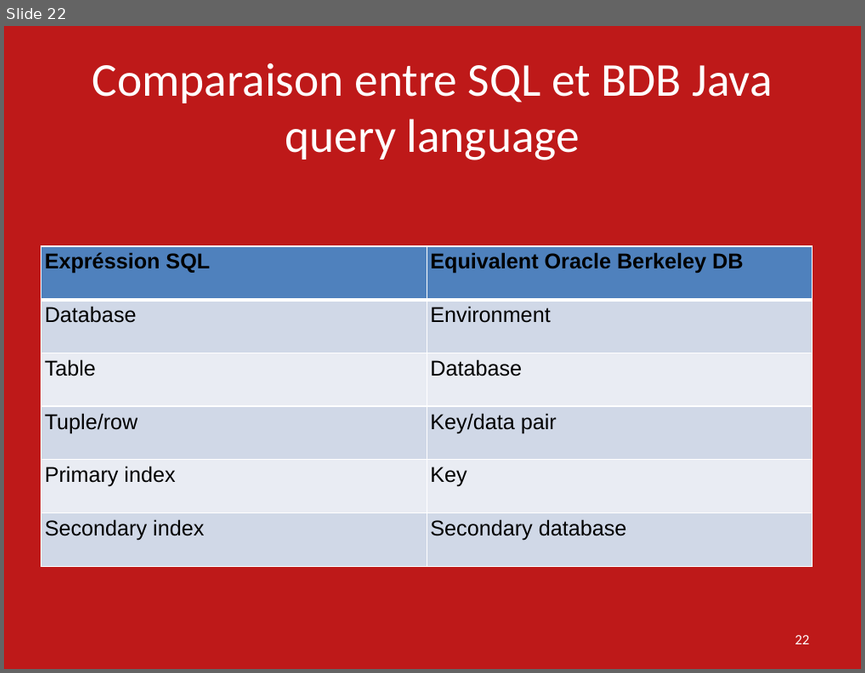
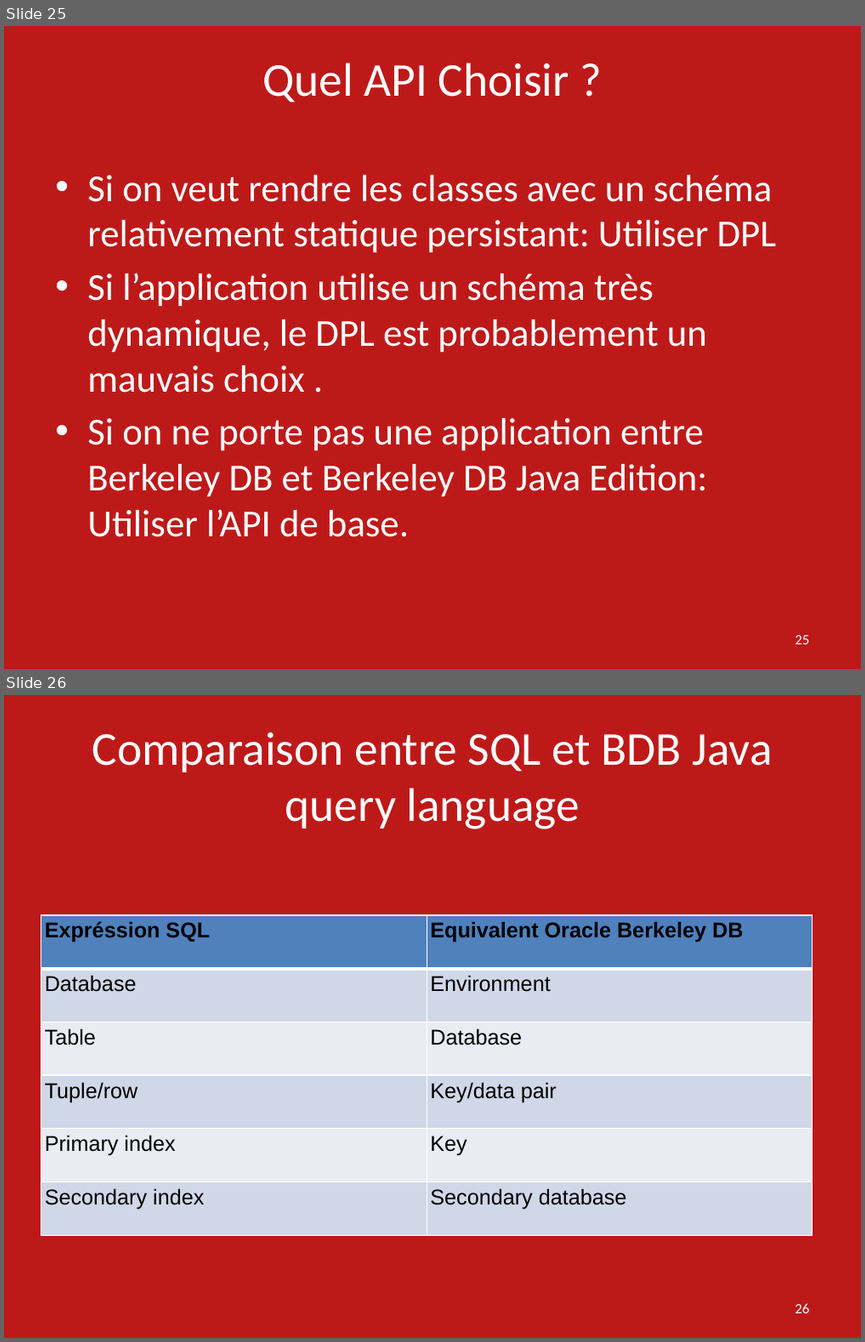
Before and after one commit to ebouhanna/SMB214-2016-Oracle-Berkeley-DB-JE, a slide deck: Presentation Oracle Berkeley DB SMB214.pptx. Shown one above the other, each under a label of ours: slide 22 before the commit, slides 25 and 26 after it. The pictures are 865x673 and 865x1342 pixels, drawn with LibreOffice and Linux fonts; fonts in the diff are those of the drawing. Boxes give left, top, right and bottom in pixels: in the first picture for what was removed or moved away, otherwise in the second. Text is boxed around its words. In the diff, an @@ line names an element or a change of style, - is before the commit and + after.

```diff
--- a/Presentation Oracle Berkeley DB SMB214.pptx
+++ b/Presentation Oracle Berkeley DB SMB214.pptx
@@ slide 25 added at [4,26,861,669], background #B80000 at 90% opacity @@
@@ title added at [262,63,569,102], 39.6 pt, text #FFFFFF @@
+Quel API Choisir ?
@@ text added at [87,175,776,537], 32 pt, text #FFFFFF @@
+• Si on veut rendre les classes avec un schéma relativement statique persistant: Utiliser DPL
+• Si l’application utilise un schéma très dynamique, le DPL est probablement un mauvais choix .
+• Si on ne porte pas une application entre Berkeley DB et Berkeley DB Java Edition: Utiliser l’API de base.
@@ page number added at [794,635,809,644], 12 pt, text #FFFFFF @@
+25
@@ what was slide 22 is now slide 26 @@
@@ page number at [794,1303,809,1313]: text changed @@
-22
+26
```
Also in this commit, not shown: 7 slides changed, 3 other slides added, 1 other file.
